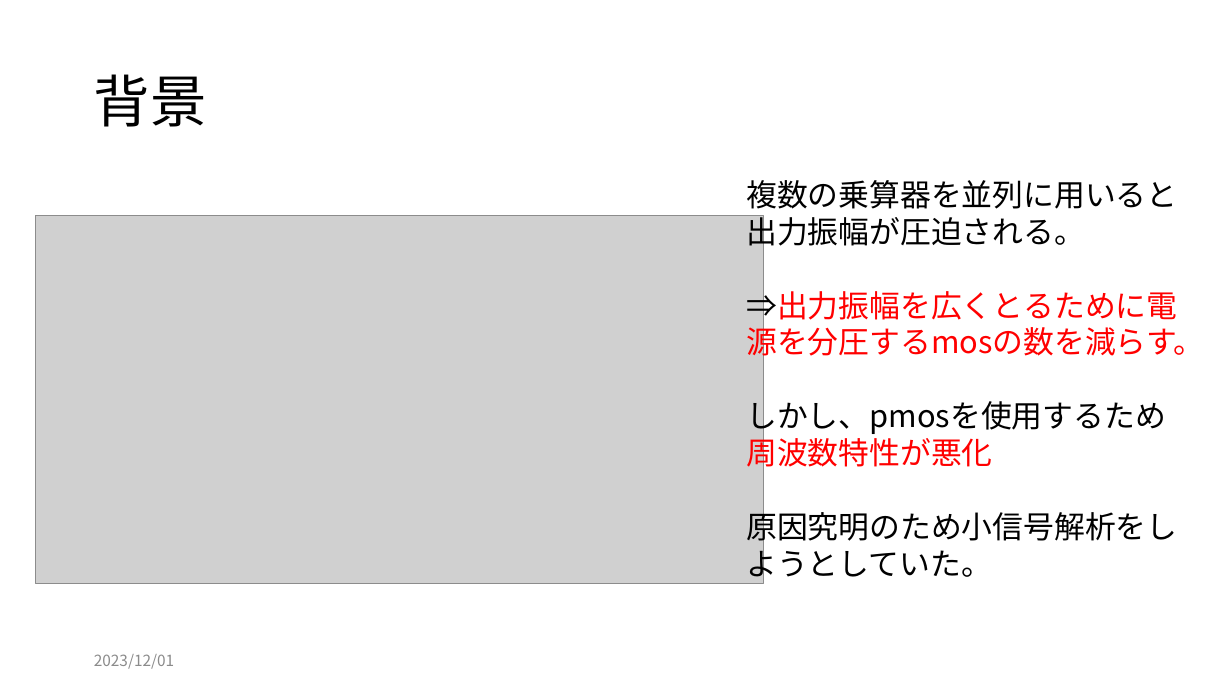
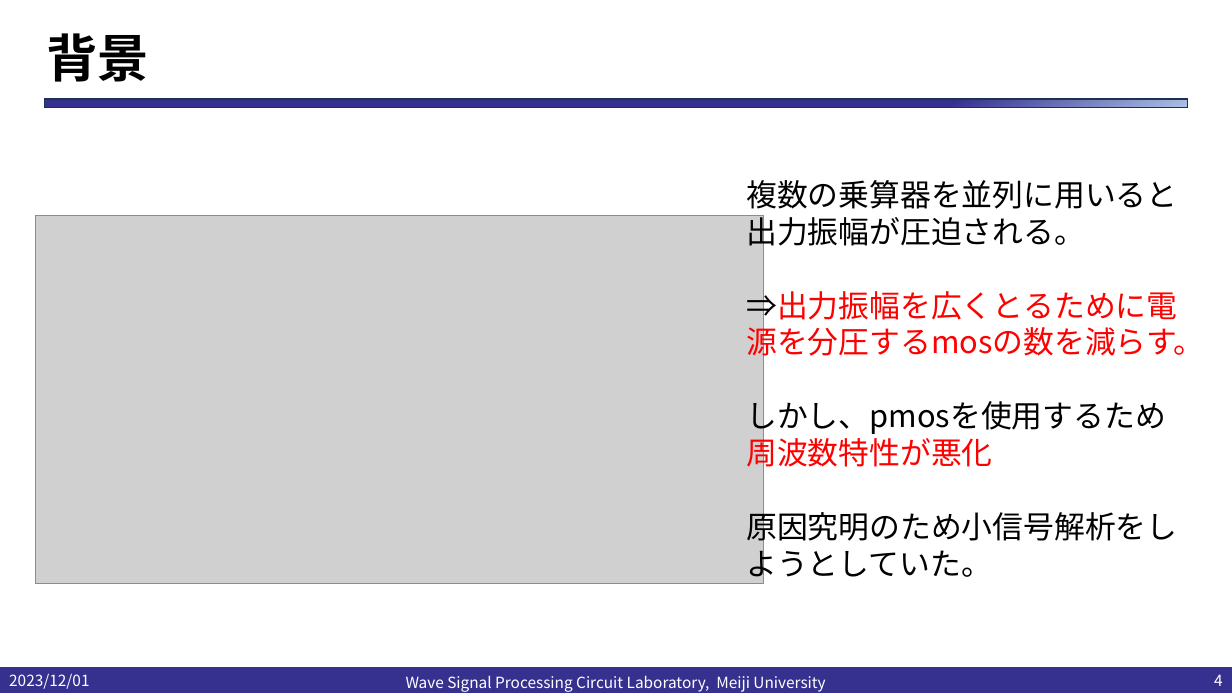
Before and after one commit to kjm-desktop10400/reserch, a slide deck: slide 4 of folded_gilbert/seminar/20231205/20231201小島光.pptx. Drawn at 1232x693 pixels with LibreOffice and Linux fonts; fonts in the diff are those of the drawing; grey boxes stand for pictures; background and template pictures are left out. Boxes give left, top, right and bottom in pixels: in the first picture for what was removed or moved away, otherwise in the second. Text is boxed around its words. In the diff, an @@ line names an element or a change of style, - is before the commit and + after.

```diff
--- a/folded_gilbert/seminar/20231205/20231201小島光.pptx
+++ b/folded_gilbert/seminar/20231205/20231201小島光.pptx
@@ title "背景": place and size @@
-title "背景" at (94,74,207,127)
+title "背景" at (47,33,150,82)
@@ title "背景" at (47,33,150,82): size 44 to 40 pt, bold on @@
@@ rectangle added at (44,99,1188,107), fill gradient #36318F to #ABC0E4 to #C7D5ED, outline #1E3256 1 pt @@
@@ text "2023/12/01": place and size @@
-text "2023/12/01" at (94,654,174,669)
+text "2023/12/01" at (9,673,89,689)
@@ text "2023/12/01" at (9,673,89,689): text colour #8C8C8C to #FFFFFF @@
@@ rectangle added at (0,668,1232,693), fill #36318F, outline #36318F 1 pt @@
@@ text added at (406,675,825,692), 12 pt, text #FFFFFF @@
+Wave Signal Processing Circuit Laboratory, Meiji University
@@ page number added at (1214,674,1223,686), 12 pt, text #FFFFFF @@
+4
```
Also in this commit, not shown: 7 other slides changed, 15 slides added, 10 other files.
